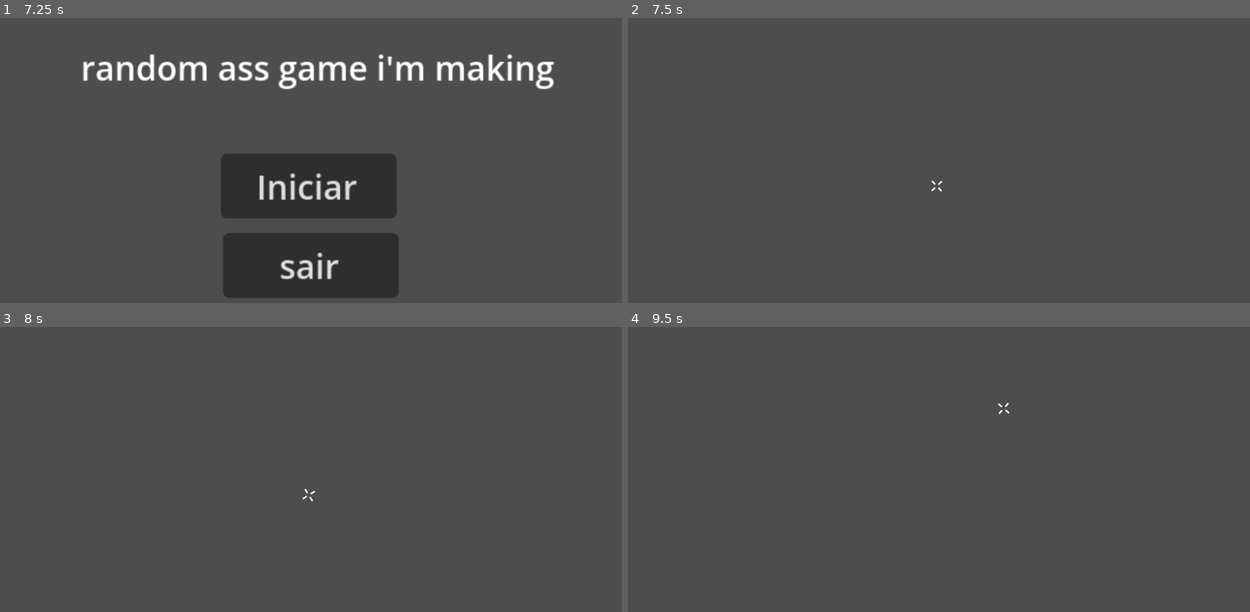
Above: before the commit, frames 1-4 (two rows, left to right).
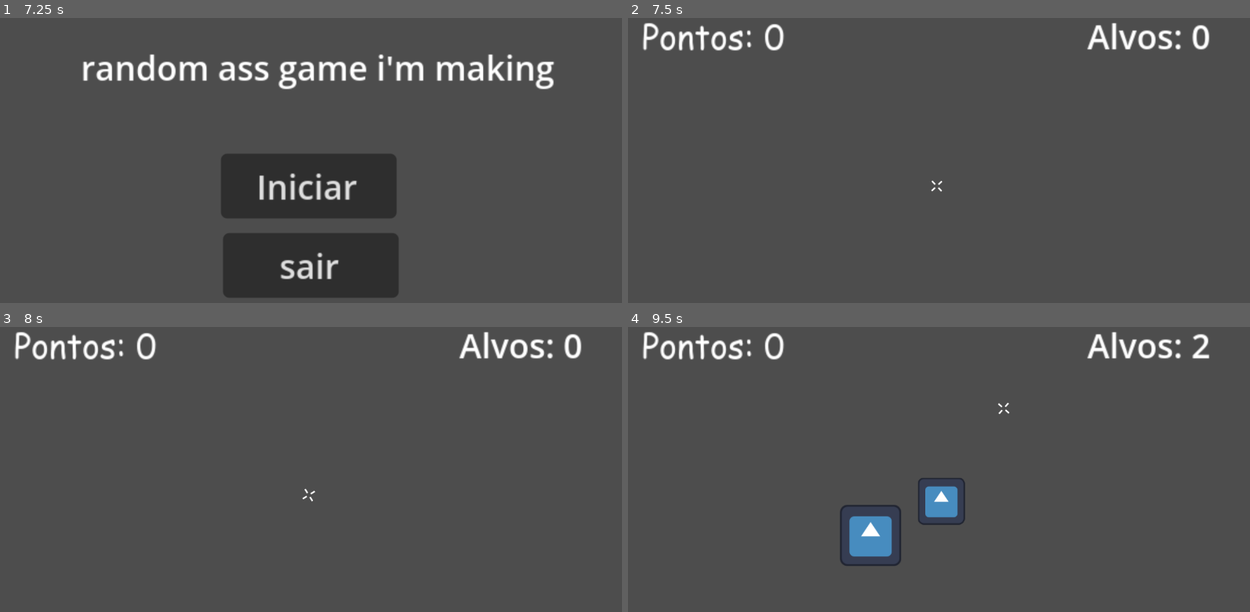
Above: after the commit, the same moments.

Repository: RaviAguiar/Projetos-Godot
Game: Godot game, scene res://cutscene.tscn
Two runs of this game, one before a commit and one after it. Both use one fixed random seed, a clock stepped at 60 frames per second and the inputs below. The engine's default icon, where the game draws it, is replaced by a stand-in: a white triangle on a blue panel in a dark square.
Inputs (mouse positions are in pixels of both pictures, inside the frame that each line leads up to):
- Up to frame 1 (7.25 s): tap Enter at 0.5, 2, 3.5 s; move the mouse to (454, 151) at 0.52 s; click (454, 151) at 0.67 s; tap Space at 1.25, 2.75, 4.25 s; move the mouse to (186, 183) at 1.27 s; click (186, 183) at 1.42 s; move the mouse to (373, 100) at 2.02 s; click (373, 100) at 2.17 s; move the mouse to (279, 231) at 2.77 s; click (279, 231) at 2.92 s; move the mouse to (503, 214) at 3.52 s; click (503, 214) at 3.67 s; move the mouse to (124, 120) at 4.27 s; click (124, 120) at 4.42 s; move the mouse to (342, 169) at 5.02 s; click (342, 169) at 5.17 s; move the mouse to (217, 89) at 5.77 s; click (217, 89) at 5.92 s; move the mouse to (454, 151) at 6.52 s; click (454, 151) at 6.67 s
- Up to frame 2 (7.5 s): click "Iniciar" at 7.25 s
- Up to frame 3 (8 s): no input
- Up to frame 4 (9.5 s): move the mouse to (814, 492) at 8.02 s; click (814, 492) at 8.17 s; move the mouse to (1001, 409) at 8.77 s; click (1001, 409) at 8.92 s

Frame 1 is identical in both runs. In frame 2, 1.6% of the frame differs, in the area x 2-94%, y 1-12%; in frame 3, 1.6%; in frame 4, 3.6%, in the area x 2-94%, y 1-84%.

Commit message:
finalizei o shooter

Diff:
--- a/shooter_test/game.gd
+++ b/shooter_test/game.gd
@@ -1,8 +1,17 @@
 extends Node2D
 @onready var cursor: Sprite2D = $CanvasLayer/cursor
+@onready var label_score: Label = $CanvasLayer/Label_Score
+@onready var label_targets: Label = $CanvasLayer/Label_Targets
+@export var target_scene: PackedScene
+var points: int = 0
+var quantity_targets = 0
+var death = false
 
 # Called when the node enters the scene tree for the first time.
 func _ready() -> void:
+	$CanvasLayer/Label_Lose.hide()
+	$CanvasLayer/Button_Retry.hide()
+	$CanvasLayer/Button_quit.hide()
 	Input.mouse_mode = Input.MOUSE_MODE_HIDDEN
 
 	var tween = create_tween().set_loops()
@@ -16,3 +25,56 @@
 
 func _exit_tree():
 	Input.mouse_mode = Input.MOUSE_MODE_VISIBLE
+
+
+func _on_mob_timer_timeout() -> void:
+	if death == false:
+		var target = target_scene.instantiate()
+		target.position = Vector2(randf_range(30, 270), randf_range(20, 130))
+		var target_scale = randf_range(0.1, 0.3)
+		var tween = create_tween()
+		tween.tween_property(target, 'scale', Vector2(target_scale + 0.05, target_scale + 0.05), 0.1)
+		tween.tween_property(target, 'scale', Vector2(target_scale, target_scale), 0.2)
+		target.scale = Vector2(target_scale, target_scale)
+		target.clicked.connect(_on_target_clicked)
+		target.add_to_group('targets')
+		add_child(target)
+		quantity_targets += 1
+		label_targets.text = 'Alvos: ' + str(quantity_targets)
+		if quantity_targets >= 10:
+			death = true
+			game_over()
+
+func _on_target_clicked():
+	quantity_targets -= 1
+	points += 1
+	label_score.text = "Pontos: " + str(points)
+	label_targets.text = 'Alvos: ' + str(quantity_targets)
+
+	if points % 5 == 0:
+		increase_difficulty()
+
+func increase_difficulty() -> void:
+	$Mob_Timer.wait_time = max(0.3, $Mob_Timer.wait_time * 0.9)
+
+func game_over() -> void:
+	$CanvasLayer/Label_Lose.show()
+	$CanvasLayer/Button_Retry.show()
+	$CanvasLayer/Button_quit.show()
+
+
+func _on_button_retry_pressed() -> void:
+	$CanvasLayer/Button_Retry.hide()
+	$CanvasLayer/Label_Lose.hide()
+	$CanvasLayer/Button_quit.hide()
+	quantity_targets = 0
+	label_targets.text = 'Alvos: ' + str(quantity_targets)
+	points = 0
+	$Mob_Timer.wait_time = 1.0
+	death = false
+	for target in get_tree().get_nodes_in_group('targets'):
+		target.queue_free()
+
+
+func _on_button_quit_pressed() -> void:
+	get_tree().quit()
--- a/shooter_test/game.tscn
+++ b/shooter_test/game.tscn
@@ -2,13 +2,61 @@
 
 [ext_resource type="Script" uid="uid://cj37uqtkjcft6" path="res://game.gd" id="1_e2o6t"]
 [ext_resource type="Texture2D" uid="uid://bt8i5aof824qk" path="res://cursor.png" id="2_e2o6t"]
+[ext_resource type="PackedScene" uid="uid://bqc5nq104a462" path="res://target.tscn" id="2_feb5d"]
+[ext_resource type="FontFile" uid="uid://cehuaktvfqrs8" path="res://ComicSansMS3.ttf" id="4_fc0e3"]
 
 [node name="Game" type="Node2D" unique_id=1243470277]
 script = ExtResource("1_e2o6t")
+target_scene = ExtResource("2_feb5d")
 
 [node name="CanvasLayer" type="CanvasLayer" parent="." unique_id=461952229]
 
 [node name="cursor" type="Sprite2D" parent="CanvasLayer" unique_id=1592433001]
-position = Vector2(236, 22)
+z_index = 3
+position = Vector2(30, 20)
 scale = Vector2(0.21093744, 0.21093744)
 texture = ExtResource("2_e2o6t")
+
+[node name="Label_Score" type="Label" parent="CanvasLayer" unique_id=878571749]
+offset_left = 7.0
+offset_right = 76.0
+offset_bottom = 23.0
+theme_override_fonts/font = ExtResource("4_fc0e3")
+text = "Pontos: 0"
+
+[node name="Label_Lose" type="Label" parent="CanvasLayer" unique_id=1535250206]
+offset_left = 103.0
+offset_top = 48.0
+offset_right = 205.0
+offset_bottom = 71.0
+theme_override_fonts/font = ExtResource("4_fc0e3")
+text = "Perdeu baka!"
+
+[node name="Button_Retry" type="Button" parent="CanvasLayer" unique_id=882791233]
+offset_left = 115.0
+offset_top = 79.0
+offset_right = 192.0
+offset_bottom = 110.0
+theme_override_fonts/font = ExtResource("4_fc0e3")
+text = "try again"
+
+[node name="Label_Targets" type="Label" parent="CanvasLayer" unique_id=1866252210]
+offset_left = 220.0
+offset_right = 279.0
+offset_bottom = 23.0
+text = "Alvos: 0"
+
+[node name="Button_quit" type="Button" parent="CanvasLayer" unique_id=1679865929]
+offset_left = 108.0
+offset_top = 113.0
+offset_right = 204.0
+offset_bottom = 144.0
+theme_override_fonts/font = ExtResource("4_fc0e3")
+text = "sair do jogo"
+
+[node name="Mob_Timer" type="Timer" parent="." unique_id=1840567264]
+autostart = true
+
+[connection signal="pressed" from="CanvasLayer/Button_Retry" to="." method="_on_button_retry_pressed"]
+[connection signal="pressed" from="CanvasLayer/Button_quit" to="." method="_on_button_quit_pressed"]
+[connection signal="timeout" from="Mob_Timer" to="." method="_on_mob_timer_timeout"]
--- /dev/null
+++ b/shooter_test/target.gd
@@ -0,0 +1,19 @@
+extends Area2D
+signal clicked
+
+# Called when the node enters the scene tree for the first time.
+func _ready() -> void:
+	pass # Replace with function body.
+
+
+# Called every frame. 'delta' is the elapsed time since the previous frame.
+func _process(delta: float) -> void:
+	pass
+
+
+
+func _on_input_event(viewport: Node, event: InputEvent, shape_idx: int) -> void:
+	if event is InputEventMouseButton and event.pressed and event.button_index == MOUSE_BUTTON_LEFT:
+		get_viewport().set_input_as_handled()
+		clicked.emit()
+		queue_free()
--- a/shooter_test/target.tscn
+++ b/shooter_test/target.tscn
@@ -1,17 +1,22 @@
 [gd_scene format=3 uid="uid://bqc5nq104a462"]
 
+[ext_resource type="Script" uid="uid://hfa3lp74ils8" path="res://target.gd" id="1_e1yvt"]
 [ext_resource type="Texture2D" uid="uid://b0xkdme0gb1lu" path="res://icon.svg" id="1_t2jmu"]
 
 [sub_resource type="RectangleShape2D" id="RectangleShape2D_g4v7s"]
 size = Vector2(132, 131)
 
-[node name="Area2D" type="Area2D" unique_id=1616516853]
-scale = Vector2(0.32, 0.32)
+[node name="Target" type="Area2D" unique_id=1616516853]
+position = Vector2(136.00002, 60.999996)
+scale = Vector2(0.2, 0.2)
+script = ExtResource("1_e1yvt")
 metadata/_edit_group_ = true
 
-[node name="Sprite2D" type="Sprite2D" parent="." unique_id=1206818606]
+[node name="Sprite_Target" type="Sprite2D" parent="." unique_id=1206818606]
 texture = ExtResource("1_t2jmu")
 
-[node name="CollisionShape2D" type="CollisionShape2D" parent="." unique_id=426030818]
+[node name="Collision_Target" type="CollisionShape2D" parent="." unique_id=426030818]
 position = Vector2(0, 0.5)
 shape = SubResource("RectangleShape2D_g4v7s")
+
+[connection signal="input_event" from="." to="." method="_on_input_event"]
Not shown, added: shooter_test/target.gd.uid
Not shown, added: shooter_test/game.tscn15738094688.tmp
Not shown, added: shooter_test/game.tscn15748705616.tmp
Not shown, added: shooter_test/game.tscn15756760763.tmp
